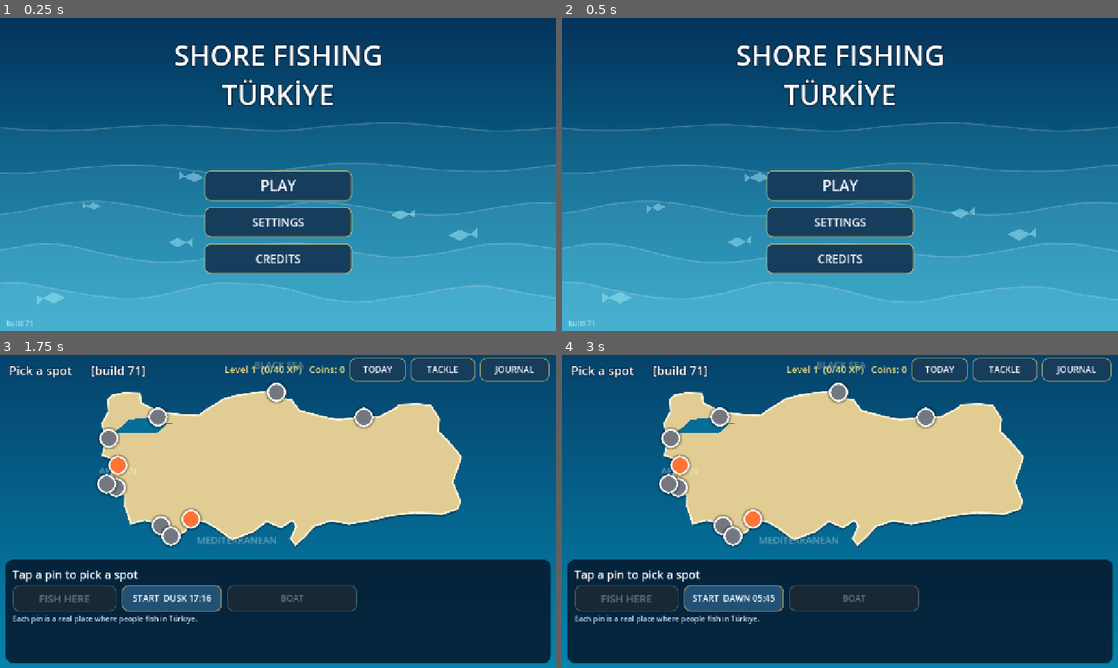
Above: before the commit, frames 1-4 (two rows, left to right).
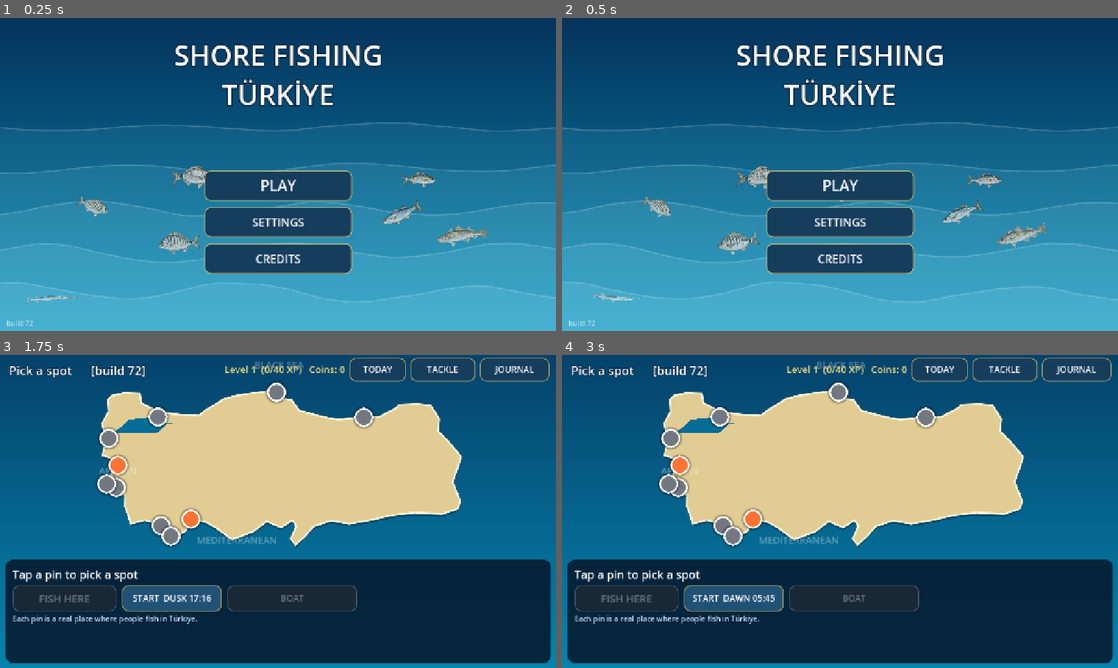
Above: after the commit, the same moments.

Repository: nextlevelcorp/godot_fishing_rpg
Game: Godot game, scene res://title_screen.tscn
Same seed, same stepped clock (60 frames per second), same inputs: the game is played once before the commit and once after it.
Inputs:
- Up to frame 1 (0.25 s): no input
- Up to frame 2 (0.5 s): no input
- Up to frame 3 (1.75 s): click "PLAY" at 0.5 s; click "START MORNING 07:55" at 1.25 s
- Up to frame 4 (3 s): click "START DUSK 17:16" at 2 s; click "START NIGHT 21:07" at 2.75 s

The runs differ from the first frame. In frame 1, 1.5% of the frame differs, in the area x 4-88%, y 47-99%; in frame 2, 1.5%; in frame 3, less than 0.1%; in frame 4, less than 0.1%.

Commit message:
feat: the title screen shows the game's painted fish swimming (build 72)
The first screen had flat two-triangle silhouettes. Nine painted species (bluefish,
breams, garfish, whiting, dentex, amberjack) now swim under the title with a gentle
bend, a little dimmed as if under water, across the whole screen width.

Co-Authored-By: Claude Opus 5.5 <noreply@anthropic.com>
Claude-Session: https://claude.ai/code/session_01HLtjWBZvxzhjVtsJywwULp

Diff:
--- a/game_session.gd
+++ b/game_session.gd
@@ -11,7 +11,7 @@
 
 ## Shown on screen so a player can tell a fresh deploy from a page the browser cached.
 ## Bump it with every build that changes behaviour.
-const BUILD := "build 71"
+const BUILD := "build 72"
 const SAVE_PATH := "user://save.cfg"
 const SAVE_VERSION := 1
 const START_RIG := "shore_spinning_rig"
--- a/title_screen.gd
+++ b/title_screen.gd
@@ -6,13 +6,17 @@
 const SEA_TOP := Color(0.02, 0.20, 0.36)
 const SEA_BOTTOM := Color(0.03, 0.55, 0.70)
 const WAVE_LAYERS := 5
-const FISH_COUNT := 7
+const FISH_COUNT := 9
 const MAP_SCENE := "res://turkey_map.tscn"
 const CREDITS := "Shore Fishing Türkiye\n\nArt: Kenney (kenney.nl), CC0 - Fish Pack, Game Icons, Mobile Controls.\nFish …(269 unchanged characters)…
 
 var _time := 0.0
 var _noise := FastNoiseLite.new()
 var _fish: Array[Dictionary] = []   ## {pos, vel, wander, size, hue}
+## The painted species that swim under the title (assets/art/fish), so the first screen shows the
+## game's real fish instead of flat silhouettes.
+const TITLE_FISH: Array[String] = ["bluefish", "saddled_bream", "white_seabream", "striped_sea_bream",
+	"garfish", "whiting", "common_dentex", "greater_amberjack"]
 var _overlay: PanelContainer
 var _overlay_title: Label
 var _overlay_body: VBoxContainer
@@ -33,11 +37,12 @@
 	_noise.seed = 7
 	for i in FISH_COUNT:
 		_fish.append({
-			"pos": Vector2(randf_range(100.0, 1180.0), randf_range(300.0, 660.0)),
+			"pos": Vector2(randf_range(100.0, maxf(size.x, 1280.0) - 100.0), randf_range(300.0, 660.0)),
 			"vel": Vector2(randf_range(-30.0, 30.0), 0.0),
 			"wander": randf() * TAU,
 			"size": randf_range(14.0, 30.0),
 			"hue": randf_range(0.5, 0.62),
+			"sp": TITLE_FISH[i % TITLE_FISH.size()],
 		})
 	_build_menu()
 	_build_overlay()
@@ -231,7 +236,7 @@
 		# contain: push back from the edges of the water band
 		if pos.x < 80.0:
 			steer.x += 140.0
-		elif pos.x > 1200.0:
+		elif pos.x > size.x - 80.0:              # the whole screen width (aspect "expand")
 			steer.x -= 140.0
 		if pos.y < 280.0:
 			steer.y += 120.0
@@ -277,6 +282,12 @@
 	var vel: Vector2 = f["vel"]
 	var s: float = f["size"]
 	var dir := 1.0 if vel.x >= 0.0 else -1.0
+	var sp := String(f.get("sp", ""))
+	if sp != "" and RealFish.sprite(sp) != null:
+		# a painted fish a little below the surface: slightly dim, swimming with a gentle bend
+		var tilt := clampf(vel.y / maxf(absf(vel.x), 20.0), -0.4, 0.4) * dir
+		RealFish.draw(self, sp, pos, s * 4.4, tilt, dir, _time * 6.0 + pos.y * 0.05, 0.7, 0.82, 0.3)
+		return
 	var col := Color.from_hsv(float(f["hue"]), 0.35, 0.95, 0.55)
 	var wag := sin(_time * 6.0 + pos.x * 0.05) * s * 0.25
 	var body := PackedVector2Array([
